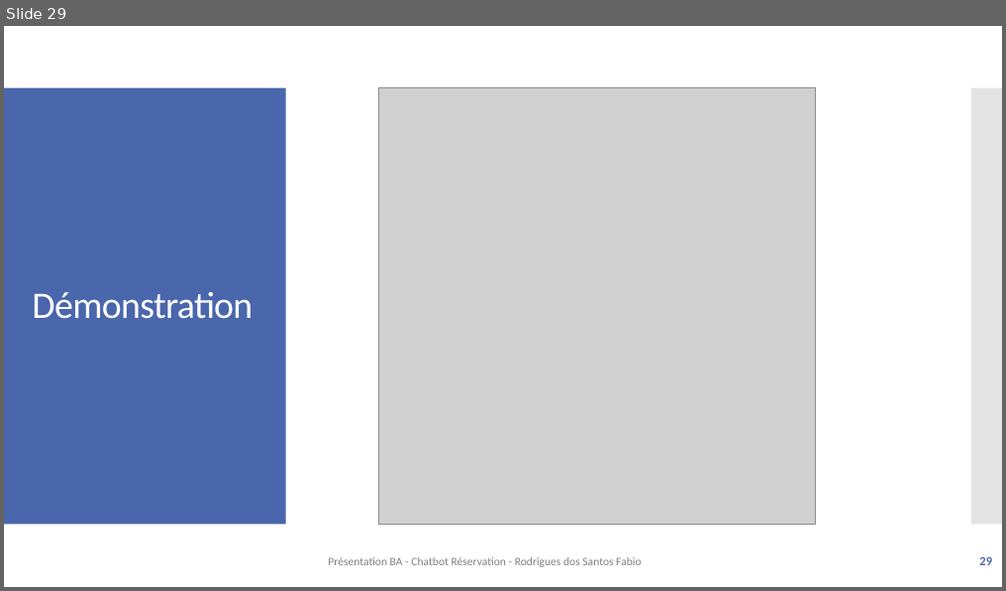
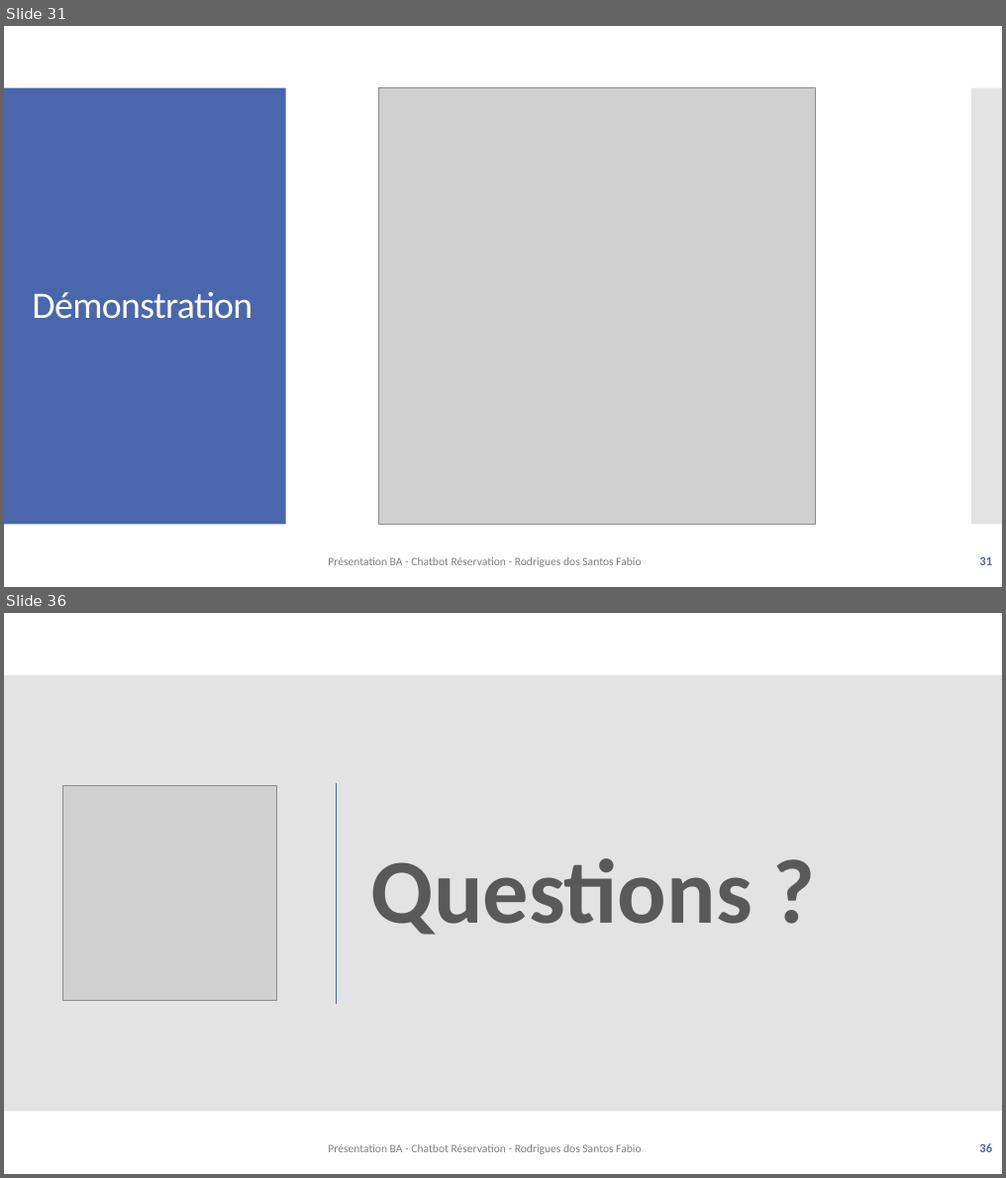
Before and after one commit to f-rdrgs/projet-bachelor, a slide deck: documentation/travail_bachelor/ISC_LOG_presentation_diplome_RodriguesDosSantosFabio_EggenbergNiklaus_2024.pptx. Shown one above the other, each under a label of ours: slide 29 before the commit, slides 31 and 36 after it; the slides between them are not shown. The pictures are 1006x591 and 1006x1178 pixels, drawn with LibreOffice and Linux fonts; fonts in the diff are those of the drawing; grey boxes stand for pictures. Boxes give left, top, right and bottom in pixels: in the first picture for what was removed or moved away, otherwise in the second. Text is boxed around its words. In the diff, an @@ line names an element or a change of style, - is before the commit and + after.

```diff
--- a/documentation/travail_bachelor/ISC_LOG_presentation_diplome_RodriguesDosSantosFabio_EggenbergNiklaus_2024.pptx
+++ b/documentation/travail_bachelor/ISC_LOG_presentation_diplome_RodriguesDosSantosFabio_EggenbergNiklaus_2024.pptx
@@ slide 36 added at [4,613,1002,1174], background #FFFFFF; not listed: 2 template elements that a slide beside it also shows @@
@@ rectangle added at [4,613,1002,1174], fill #FFFFFF @@
@@ rectangle added at [4,675,1002,1112], fill #C8C8C8 at 50% opacity @@
@@ picture added at [63,786,277,1000] @@
@@ line added from (337, 783) to (337, 1004), #4A66AC 1 pt @@
@@ text added at [371,859,752,935], 88 pt, text #595959, bold @@
+Questions ?
@@ text added at [328,1145,641,1155], 11 pt, text #808080 @@
+Présentation BA - Chatbot Réservation - Rodrigues dos Santos Fabio
@@ page number added at [979,1144,992,1153], 12 pt, text #4A66AC, bold @@
+36
@@ what was slide 29 is now slide 31 @@
@@ page number at [979,558,992,566]: text changed @@
-29
+31
```
Also in this commit, not shown: 17 slides changed, 6 other slides added, 1 slide removed, 2 other files.
